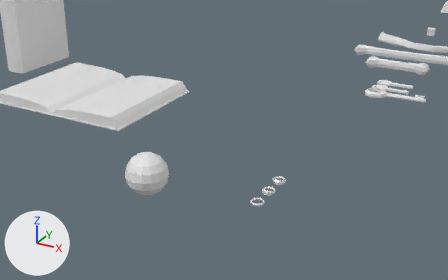
What one commit did to the Blender file resources/data/items.blend.
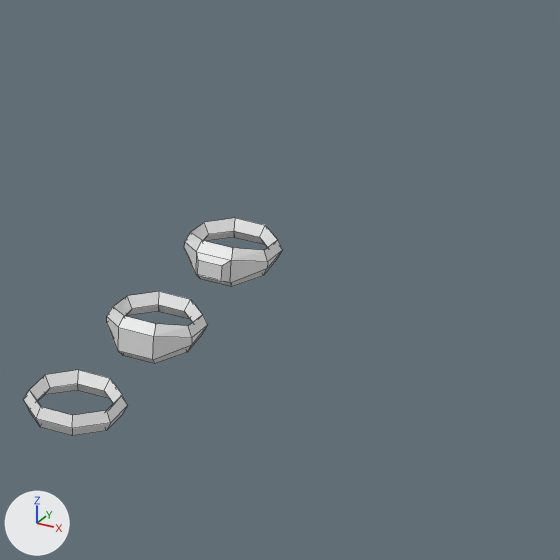
Each version appears first from a 50 mm lens placed at (1.432, -0.916, 0.57), pointed at (0.891, 0.069, 0.078), and next in a close-up on the part from 55% to 73% of the width and 52% to 80% of the height. Lighting does not change. The marker at lower left points along +X, +Y and +Z. The close-ups show mesh edges as thin lines.

Names of what the first close-up shows: 'ring01', 'ring02', 'ring03'.
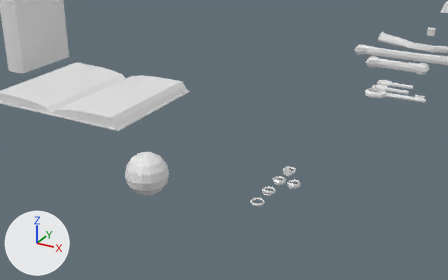
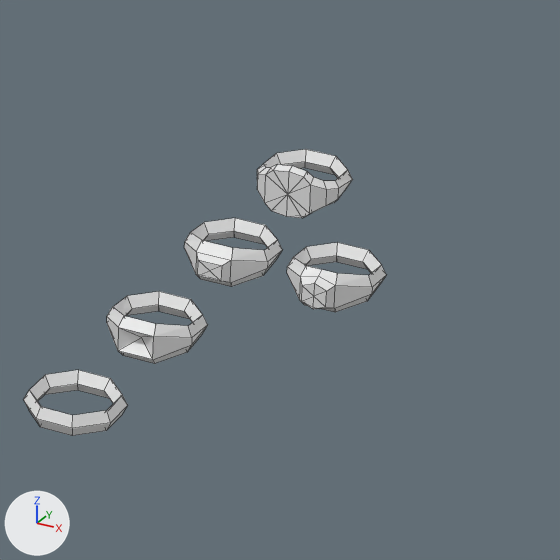
Commit message: rings :v

The change, as a list of edits to the scene's bpy script:
```text
Change me_ring03:
    where me_ring03.from_pydata(...)  # 40 vertices, 41 faces; spans x -0.0126..0.0126, y -0.0175..0.011, z -0.0271..-0.0151
    used by ob_ring03; location = (1.0, 0.1, 0.0241)
    verts and faces of me_ring03; kept vertices keep their numbers, new ones are numbered from 40
    before: 36 (0.0036, -0.0175, -0.0235) at pixel (221, 281), 37 (-0.0036, -0.0175, -0.0186) at pixel (197, 259), 38 (-0.0036, -0.0175, -0.0235) at pixel (197, 275), 39 (0.0036, -0.0175, -0.0186) at pixel (222, 265)
    me_ring03 part 1
    add delete_faces([(36, 39, 37, 38)])
    add verts[40] = (0.0, -0.0175, -0.0211)  # pixel (209, 270)
    add faces += [(36, 39, 40), (37, 38, 40), (37, 40, 39), (36, 40, 38)]
Change me_ring02:
    where me_ring02.from_pydata(...)  # 36 vertices, 37 faces; spans x -0.0126..0.0126, y -0.0151..0.011, z -0.0271..-0.0151
    used by ob_ring02; location = (1.0, 0.05, 0.0241)
    verts and faces of me_ring02; kept vertices keep their numbers, new ones are numbered from 36
    before: 16 (0.0052, -0.0151, -0.0246) at pixel (152, 359), 20 (-0.0052, -0.0151, -0.0176) at pixel (118, 327), 33 (-0.0052, -0.0151, -0.0246) at pixel (117, 350), 35 (0.0052, -0.0151, -0.0176) at pixel (153, 336)
    me_ring02 part 2
    add delete_faces([(16, 35, 20, 33)])
    add verts[36] = (0.0, -0.0112, -0.0211)  # pixel (141, 337)
    add faces += [(20, 36, 35), (16, 35, 36), (20, 33, 36), (16, 36, 33)]
Add me_ring09:
    me_ring09.from_pydata(...)  # 60 vertices, 68 faces; spans x -0.0126..0.0126, y -0.0139..0.011, z -0.0289..-0.0132
Add me_ring04:
    me_ring04.from_pydata(...)  # 48 vertices, 52 faces; spans x -0.0126..0.0126, y -0.0175..0.011, z -0.0271..-0.0151
Add ob_ring09:
    ob_ring09 = bpy.data.objects.new('ring09', me_ring09)
    ob_ring09.location = (1.0, 0.15, 0.0241)
Add ob_ring04:
    ob_ring04 = bpy.data.objects.new('ring04', me_ring04)
    ob_ring04.location = (1.031, 0.1, 0.0241)
```

Where the change shows, as pixel boxes (x1, y1, x2, y2) in the close-ups (560 x 560 px):
'ring04', added
    after: (287, 242, 386, 312)
'ring09', added
    after: (257, 149, 353, 218)
part 1 of me_ring03, built on
    both: (197, 260, 222, 281)
part 2 of me_ring02, built on
    both: (118, 328, 154, 360)
